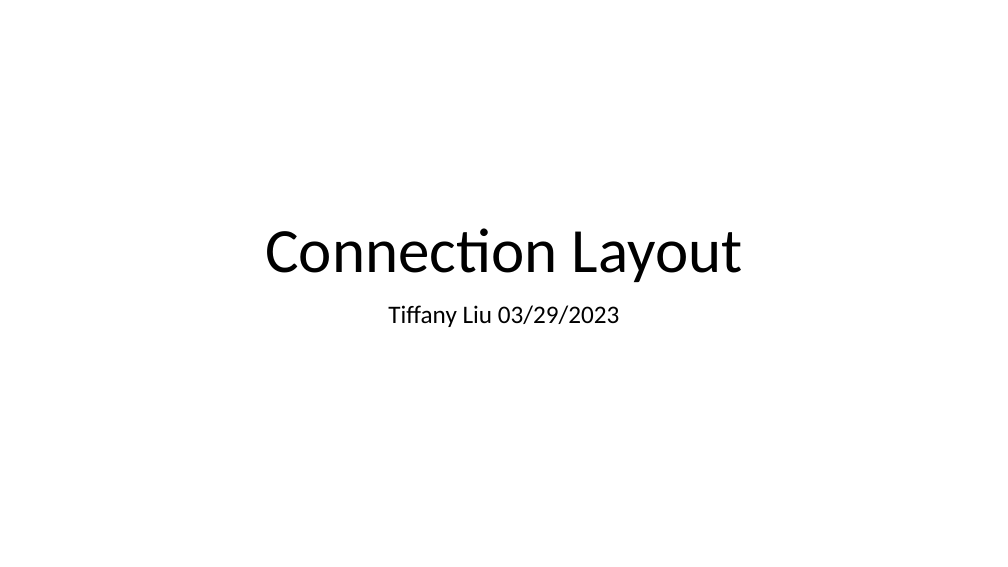
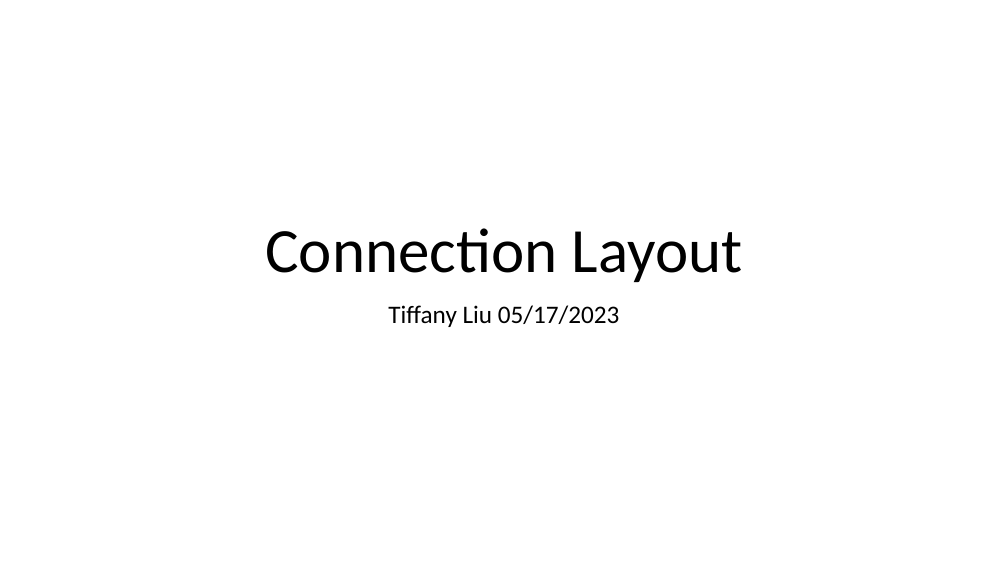
Before and after one commit to eelyon/LyonLabCodebase, a slide deck: slide 1 of matlabMeas/TiffanyMeasurementFunctions/IDC/ConnectionLayout.pptx. Drawn at 1008x567 pixels with LibreOffice and Linux fonts; fonts in the diff are those of the drawing. Boxes give left, top, right and bottom in pixels: in the first picture for what was removed or moved away, otherwise in the second. Text is boxed around its words. In the diff, an @@ line names an element or a change of style, - is before the commit and + after.

```diff
--- a/matlabMeas/TiffanyMeasurementFunctions/IDC/ConnectionLayout.pptx
+++ b/matlabMeas/TiffanyMeasurementFunctions/IDC/ConnectionLayout.pptx
@@ subtitle at box(388, 305, 620, 327): text changed @@
-Tiffany Liu 03/29/2023
+Tiffany Liu 05/17/2023
```
Also in this commit, not shown: 3 other slides changed, 3 slides added.
